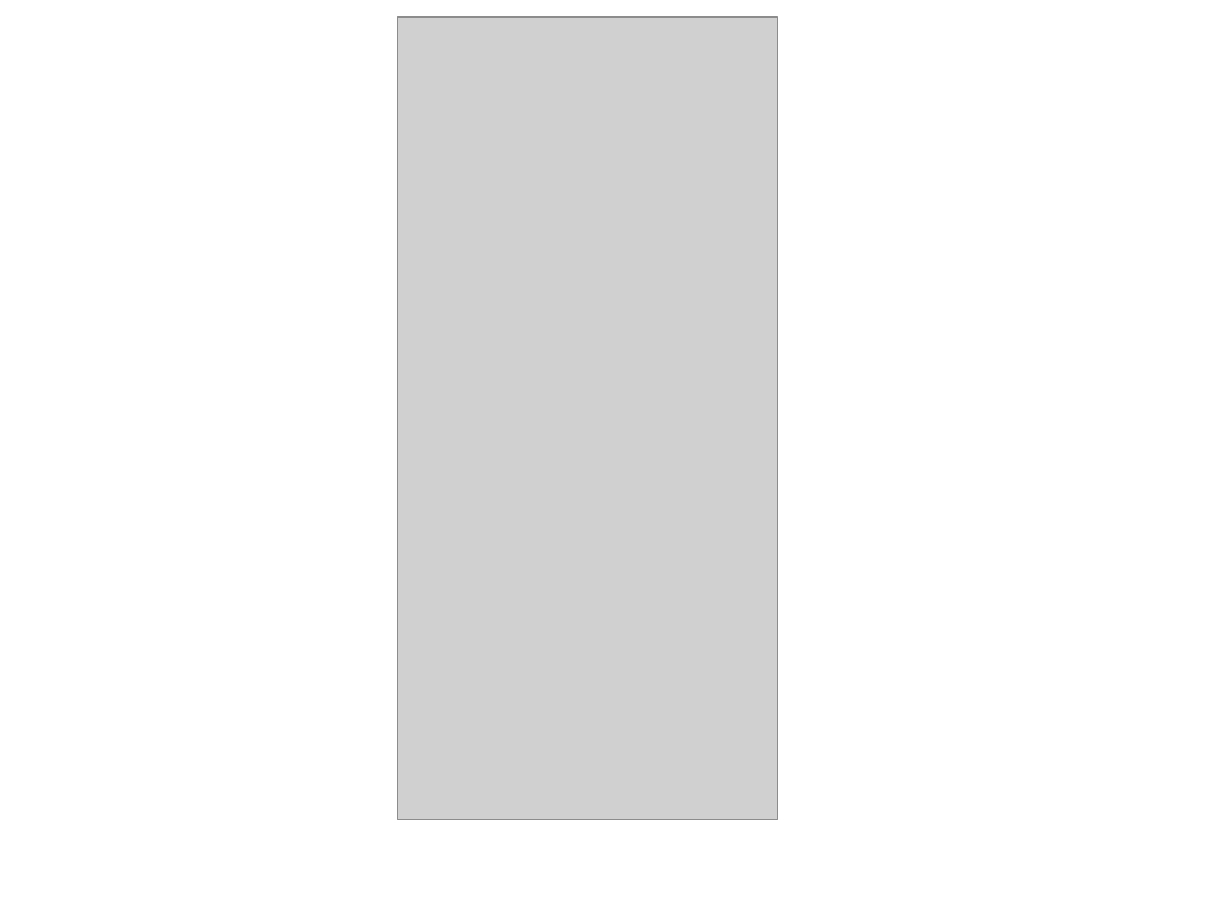
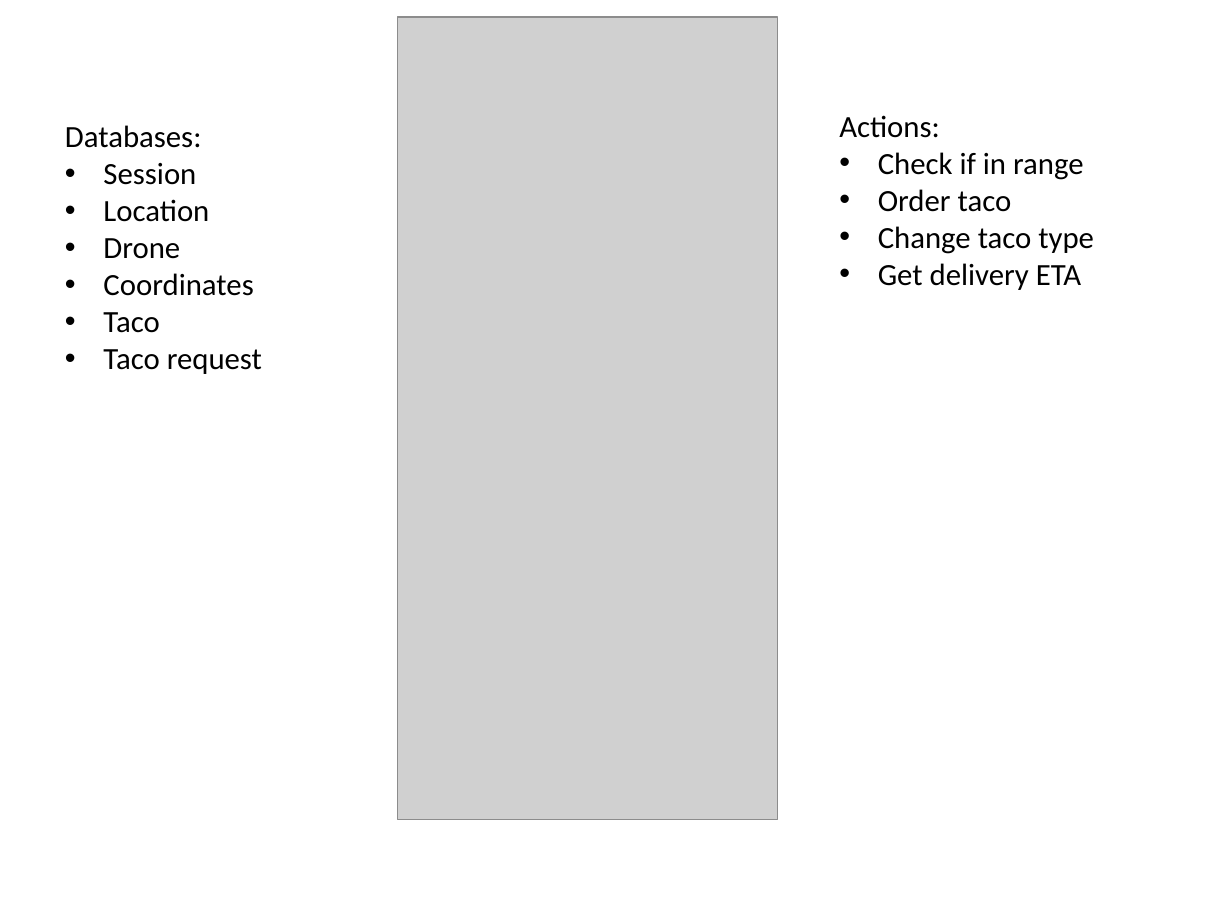
Before and after one commit to tacodrone/tacodroneSXSW, a slide deck: slide 5 of Drone Delivery Mobile App.pptx. Drawn at 1232x924 pixels with LibreOffice and Linux fonts; fonts in the diff are those of the drawing; grey boxes stand for pictures; background and template pictures are left out. Boxes give left, top, right and bottom in pixels: in the first picture for what was removed or moved away, otherwise in the second. Text is boxed around its words. In the diff, an @@ line names an element or a change of style, - is before the commit and + after.

```diff
--- a/Drone Delivery Mobile App.pptx
+++ b/Drone Delivery Mobile App.pptx
@@ text added at (839,115,1094,290), 18 pt, text #000000 @@
+Actions:
+• Check if in range
+• Order taco
+• Change taco type
+• Get delivery ETA
@@ text added at (65,125,262,374), 18 pt, text #000000 @@
+Databases:
+• Session
+• Location
+• Drone
+• Coordinates
+• Taco
+• Taco request
```
Also in this commit, not shown: 1 other slide changed, 6 slides added, 6 slides removed.
